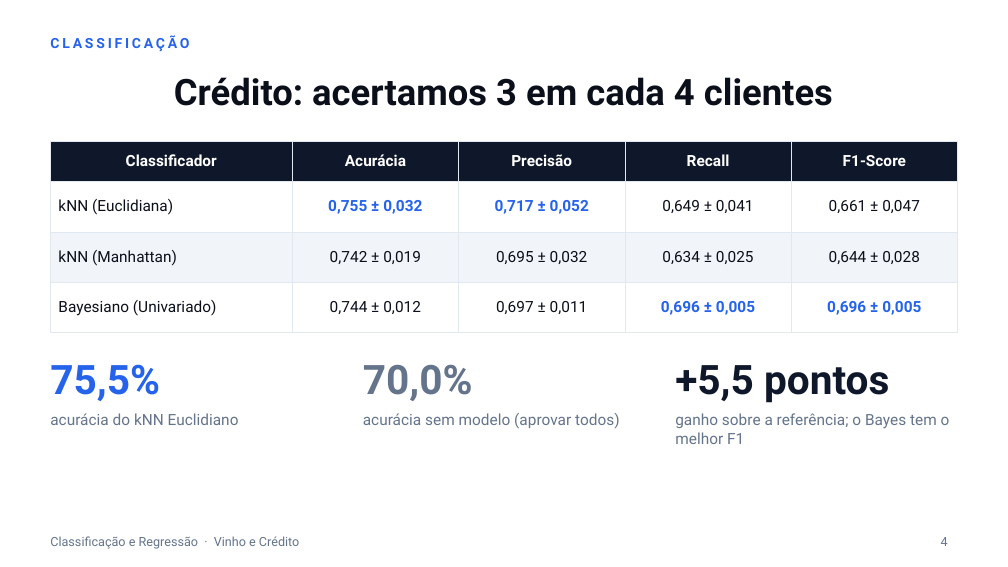
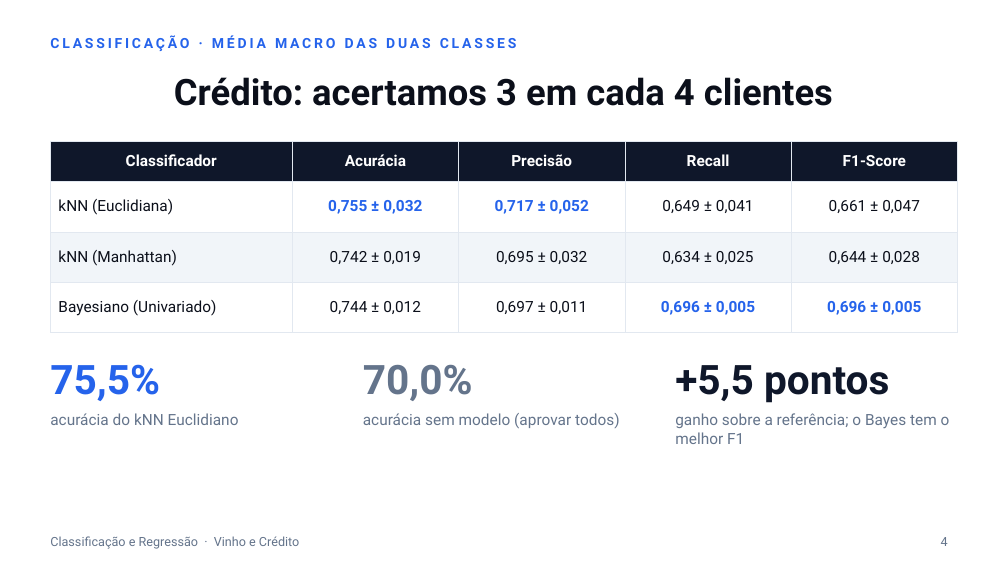
Before and after one commit to cauang/AV3, a slide deck: slide 4 of Analise de credito e Vinho - AV3.pptx. Drawn at 1008x567 pixels with LibreOffice and Linux fonts; fonts in the diff are those of the drawing. Boxes give left, top, right and bottom in pixels: in the first picture for what was removed or moved away, otherwise in the second. Text is boxed around its words. In the diff, an @@ line names an element or a change of style, - is before the commit and + after.

```diff
--- a/Analise de credito e Vinho - AV3.pptx
+++ b/Analise de credito e Vinho - AV3.pptx
@@ text at (x1=50, y1=35, x2=517, y2=51): text changed @@
-CLASSIFICAÇÃO
+CLASSIFICAÇÃO · MÉDIA MACRO DAS DUAS CLASSES
```
Also in this commit, not shown: 7 other slides changed, 1 other file.
